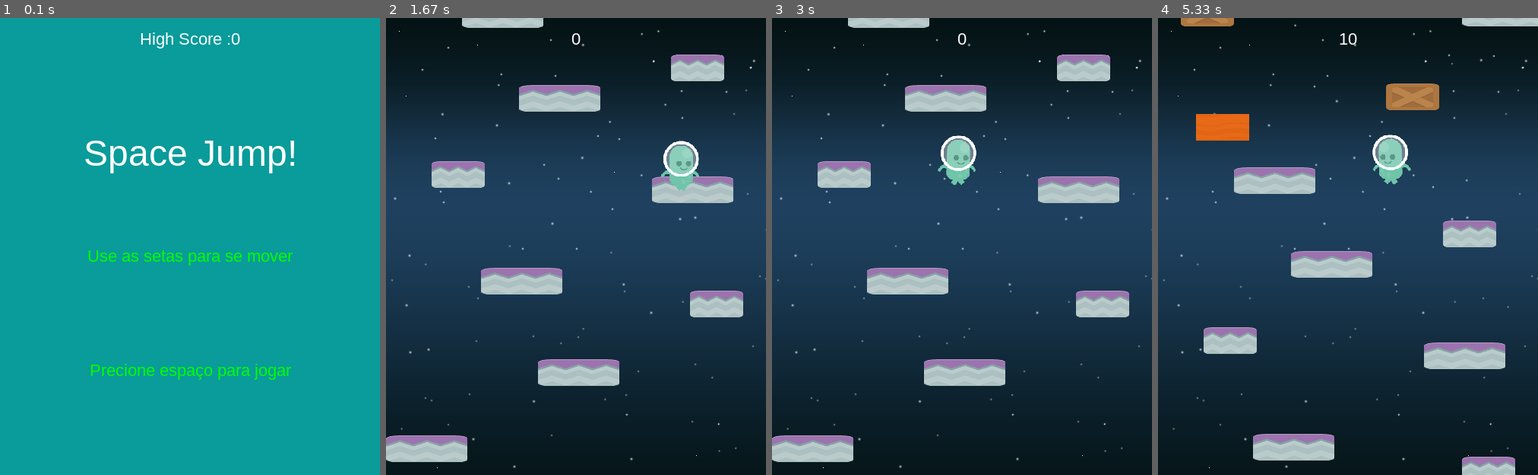
Above: before the commit, frames 1-4 (left to right).
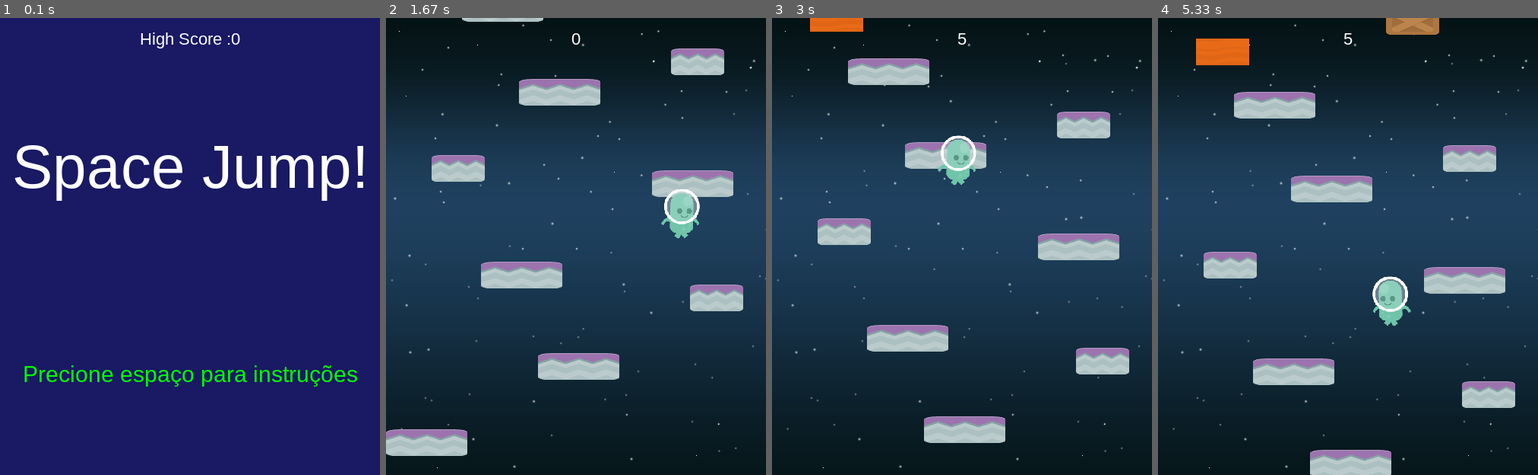
Above: after the commit, the same moments.

Repository: RodrigoMBarros/PyGame_2020.1
Game: pygame game, started from inicio_projeto/game_main.py
Two runs of this game, one before a commit and one after it. Both use one fixed random seed, a clock stepped at 60 frames per second and the inputs below.
Inputs:
- Up to frame 1 (0.1 s): no input
- Up to frame 2 (1.67 s): tap Space at 0.33, 0.73, 1.23, 1.53 s; hold Right 1.17-1.63 s
- Up to frame 3 (3 s): hold Left 1.67-2.2 s; tap Space at 1.73, 2.03, 2.3, 2.6, 2.73 s; hold Left 2.23-2.63 s; hold Right from 2.67 s (still down)
- Up to frame 4 (5.33 s): tap Space at 3.03, 3.4, 3.7, 3.9, 4.2, 4.4, 4.7, 4.9, 5.2 s; release Right at 3.3 s; hold Left 3.33-3.8 s; hold Right 3.83-4.3 s; hold Right 4.33-4.8 s; hold Left from 4.83 s (still down)

The runs differ from the first frame. In frame 1, 100% of the frame differs, in the area x 0-100%, y 0-100%; in frame 2, 8.1%; in frame 3, 18%; in frame 4, 20%.

Commit message:
tela de instrucoes

Diff:
--- a/inicio_projeto/game_main.py
+++ b/inicio_projeto/game_main.py
@@ -220,6 +220,14 @@
 
     # Plataformas
 
+class Setas(pg.sprite.Sprite):
+    def __init__(self, spritesheet_s, x, y):
+        pg.sprite.Sprite.__init__(self)
+
+        self.image = spritesheet_s.get_image_plat(144, 648, 70, 70)
+        self.rect = self.image.get_rect()
+        self.rect.x = x
+        self.rect.y = y
 
 class Plataformas_regulares(pg.sprite.Sprite):
     def __init__(self, spritesheet_p, x, y):
@@ -272,6 +280,7 @@
         self.screen = pg.display.set_mode((WIDTH, HEIGHT))
 
         self.all_sprites = pg.sprite.Group()
+        self.demonstration_sprites = pg.sprite.Group()
 
         pg.mixer.init()  # musica
         self.rodando = True  # define o looping do gameplay
@@ -354,8 +363,6 @@
         hits2 = pg.sprite.spritecollide(self.jogador, self.platforms_A, False)  # contato com as plataformas aleatorias
         hits3 = pg.sprite.spritecollide(self.jogador, self.platforms_P, False)  # contato com as plataformas super pulo
         hits4 = pg.sprite.spritecollide(self.jogador, self.platforms_Q, False)  # contato com as plataformas quebradicas
-
-
 
         if hits:  # verifica impacto entre jogador e as plataformas regulares para realizar o pulo
             if (self.jogador.Vy > 0) and (self.jogador.rect.bottom > hits[0].rect.top) and (
@@ -493,8 +500,6 @@
                     self.all_sprites.add(p)
                     self.score += 5
 
-
-
         # Die
 
         if self.jogador.rect.bottom > HEIGHT:
@@ -543,13 +548,38 @@
 
     def tela_inicial(self):
 
-        self.screen.fill(LIGHTBLUE)
-        self.draw_textos(NOME, 48, WHITE, WIDTH / 2, HEIGHT / 4)
-
-        # == Instruções
-        self.draw_textos("Use as setas para se mover", 22, GREEN, WIDTH / 2, HEIGHT / 2)
-        self.draw_textos("Precione espaço para jogar", 22, GREEN, WIDTH / 2, (HEIGHT * 3 / 4))
+        self.screen.fill(DARKBLUE)
+        self.draw_textos(NOME, 80, WHITE, WIDTH / 2, HEIGHT / 4)
+
+        # Instruções
+        self.draw_textos("Precione espaço para instruções", 30, GREEN, WIDTH / 2, (HEIGHT * 3 / 4))
         self.draw_textos(("High Score :" + str(self.highscore)), 22, WHITE, (WIDTH / 2), 15)
+        pg.display.flip()
+        self.espera_acao()
+
+    def tela_instrucoes(self):
+
+        self.screen.fill(DARKBLUE)
+        self.draw_textos("Use as setas para se mover", 22, WHITE, 350, 80)
+        self.draw_textos("<=   =>", 60, GREEN, 140, 60)
+
+        # desenha e escreve sobre a plataforma normal
+        self.draw_textos("Pule nas plataformas para subir", 22, WHITE, 350, 180)
+        self.demonstration_sprites.add(Plataformas_regulares(self.spritesheet_p, 80, 180))
+
+        # desenha e escreve sobre a plataforma quebradiça
+        self.draw_textos("Plataformas de madeira", 22, WHITE, 350, 280)
+        self.draw_textos("só podem ser usadas uma vez", 22, WHITE, 350, 300)
+        self.demonstration_sprites.add(Plataformas_quebradicas(self.spritesheet_p, 100, 290))
+
+        # desenha e escreve sobre a plataforma de super pulo
+        self.draw_textos("Plataformas vermelhas te", 22, WHITE, 350, 380)
+        self.draw_textos("fazem realizar um super pulo", 22, WHITE, 350, 400)
+        self.demonstration_sprites.add(Plataformas_super_pulo(self.spritesheet_p, 100, 390))
+
+        self.draw_textos("Precione espaço para começar", 30, GREEN, WIDTH / 2, (HEIGHT * 5 / 6))
+
+        self.demonstration_sprites.draw(self.screen)
         pg.display.flip()
         self.espera_acao()
 
@@ -595,8 +625,10 @@
 
 g = Game()  # o jogo de fato
 while g.jogo:
-    g.tela_inicial()  # gera menu inicial e opcoes
-    g.refresh()  # reniciar apenas no novo jogo
+    g.tela_inicial()  # gera menu inicial e high score
+    if g.jogo:  # garante que da pra fechar o jogo no menu inicial
+        g.tela_instrucoes()  # gera menu de instruções
+        g.refresh()  # reniciar apenas no novo jogo
     while g.rodando:
         g.run()  # gera a gameplay de fato
 
--- a/inicio_projeto/highscore.txt
+++ b/inicio_projeto/highscore.txt
@@ -1 +1 @@
-1400
+190
